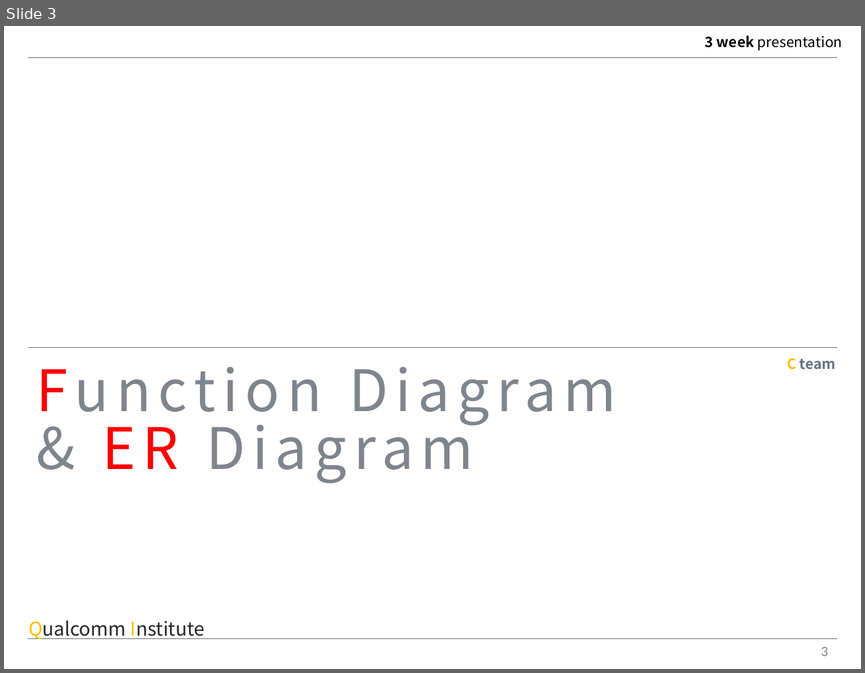
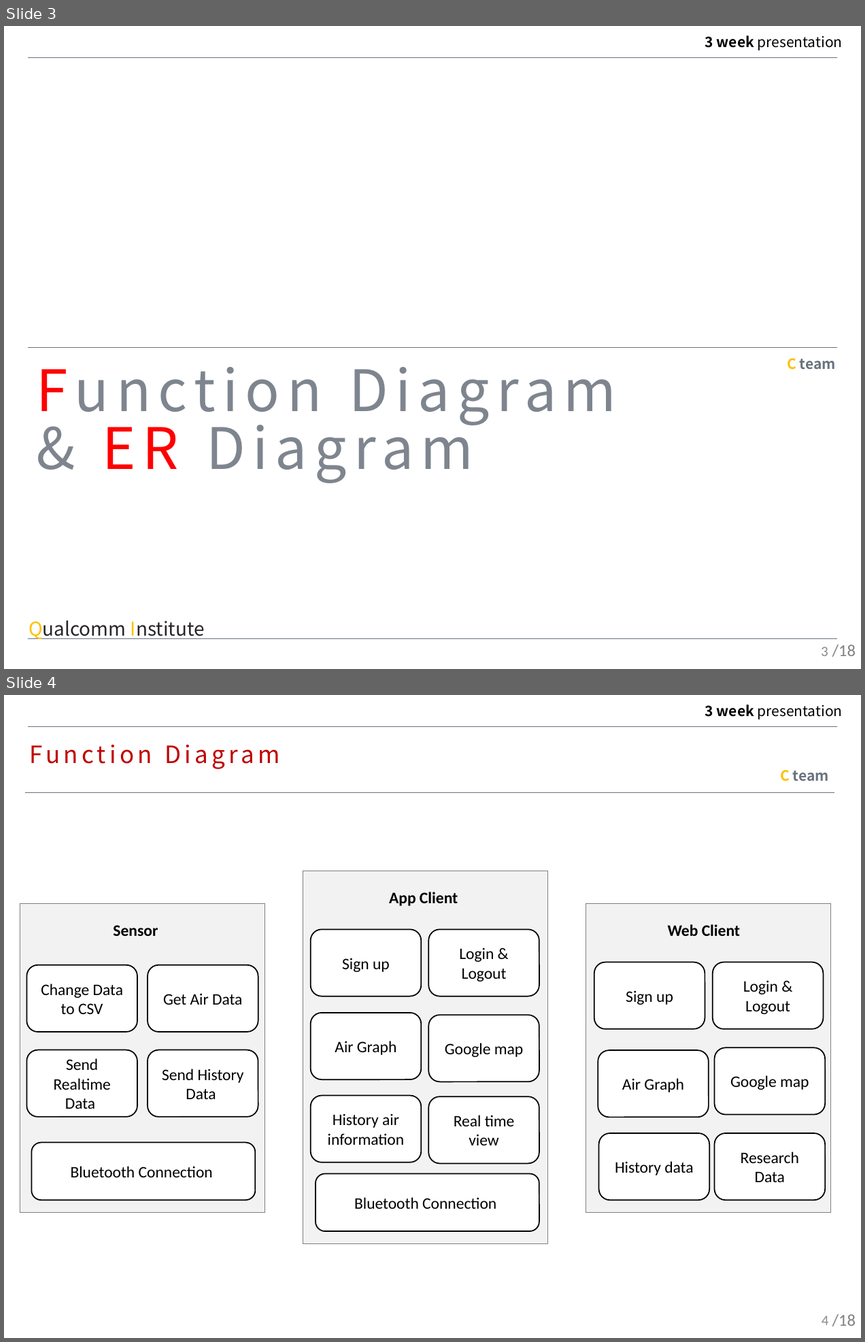
Before and after one commit to MAENGSOOHOON/summer2017IoT, a slide deck: 3week/ppt/3week.pptx. Shown one above the other, each under a label of ours: slide 3 before the commit, slides 3 and 4 after it. The pictures are 865x673 and 865x1342 pixels, drawn with LibreOffice and Linux fonts; fonts in the diff are those of the drawing. Boxes give left, top, right and bottom in pixels: in the first picture for what was removed or moved away, otherwise in the second. Text is boxed around its words. In the diff, an @@ line names an element or a change of style, - is before the commit and + after.

```diff
--- a/3week/ppt/3week.pptx
+++ b/3week/ppt/3week.pptx
@@ slide 4 added at (4, 695, 861, 1338), background #FFFFFF; not listed: 2 template elements that a slide beside it also shows @@
@@ text added at (29, 745, 280, 769), 20 pt, text #C00000 @@
+Function Diagram
@@ text added at (780, 770, 829, 781), 12 pt, text #68727E, bold @@
+C team
@@ line added from (24, 793) to (834, 793), #68727E 0.25 pt @@
@@ rectangle added at (303, 870, 548, 1243), fill #F2F2F2, outline #808080 0.5 pt @@
@@ text added at (389, 892, 458, 906), 13.5 pt, text #000000, bold @@
+App Client
@@ rectangle added at (20, 903, 265, 1212), fill #F2F2F2, outline #808080 0.5 pt @@
@@ rectangle added at (586, 903, 831, 1212), fill #F2F2F2, outline #808080 0.5 pt @@
@@ text added at (113, 925, 158, 936), 13.5 pt, text #000000, bold @@
+Sensor
@@ rounded rectangle added at (311, 929, 422, 996), fill #FFFFFF, outline #000000 1 pt, 13.5 pt, text #000000 @@
+Sign up
@@ rounded rectangle added at (428, 929, 538, 996), fill #FFFFFF, outline #000000 1 pt, 13.5 pt, text #000000 @@
+Login & Logout
@@ text added at (668, 924, 740, 936), 13.5 pt, text #000000, bold @@
+Web Client
@@ rounded rectangle added at (594, 962, 705, 1029), fill #FFFFFF, outline #000000 1 pt, 13.5 pt, text #000000 @@
+Sign up
@@ rounded rectangle added at (713, 962, 823, 1029), fill #FFFFFF, outline #000000 1 pt, 13.5 pt, text #000000 @@
+Login & Logout
@@ rounded rectangle added at (311, 1013, 422, 1080), fill #FFFFFF, outline #000000 1 pt, 13.5 pt, text #000000 @@
+Air Graph
@@ rounded rectangle added at (428, 1015, 538, 1081), fill #FFFFFF, outline #000000 1 pt, 13.5 pt, text #000000 @@
+Google map
@@ group added at (27, 965, 258, 1117): 4 rounded rectangles @@
+Change Data to CSV
+Send Realtime Data
+Get Air Data
+Send History Data
@@ rounded rectangle added at (598, 1050, 708, 1117), fill #FFFFFF, outline #000000 1 pt, 13.5 pt, text #000000 @@
+Air Graph
@@ rounded rectangle added at (715, 1047, 825, 1114), fill #FFFFFF, outline #000000 1 pt, 13.5 pt, text #000000 @@
+Google map
@@ rounded rectangle added at (311, 1095, 422, 1162), fill #FFFFFF, outline #000000 1 pt, 13.5 pt, text #000000 @@
+History air information
@@ rounded rectangle added at (428, 1096, 538, 1163), fill #FFFFFF, outline #000000 1 pt, 13.5 pt, text #000000 @@
+Real time view
@@ rounded rectangle added at (31, 1142, 255, 1200), fill #FFFFFF, outline #000000 1 pt, 13.5 pt, text #000000 @@
+Bluetooth Connection
@@ rounded rectangle added at (598, 1133, 709, 1200), fill #FFFFFF, outline #000000 1 pt, 13.5 pt, text #000000 @@
+History data
@@ rounded rectangle added at (715, 1133, 825, 1200), fill #FFFFFF, outline #000000 1 pt, 13.5 pt, text #000000 @@
+Research Data
@@ rounded rectangle added at (315, 1173, 538, 1231), fill #FFFFFF, outline #000000 1 pt, 13.5 pt, text #000000 @@
+Bluetooth Connection
@@ page number added at (821, 1315, 829, 1325), 12 pt, text #8C8C8C @@
+4
@@ text added at (832, 1314, 855, 1326), 14 pt, text #808080 @@
+/18
@@ slide 3 changed as well @@
@@ text added at (832, 644, 855, 656), 14 pt, text #808080 @@
+/18
```
Also in this commit, not shown: 6 other slides changed, 10 other slides added, 5 slides removed, 2 other files.
